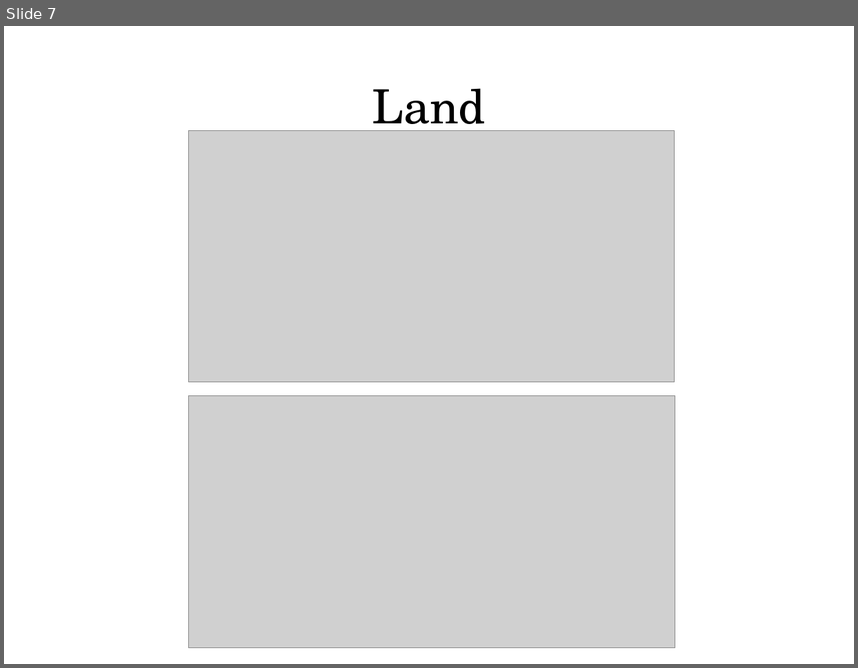
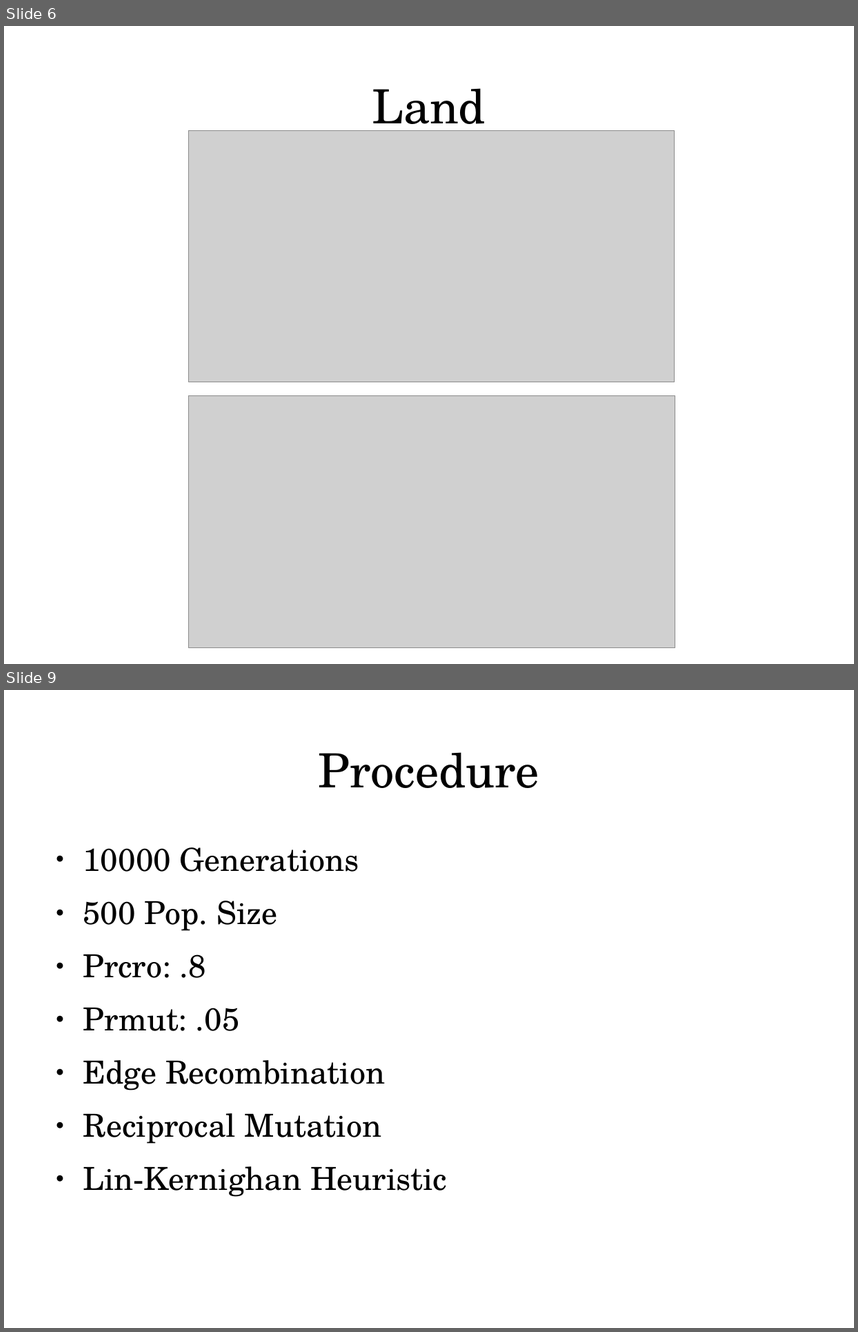
Before and after one commit to LBPeterson/VEL113F_Genetic-Algorithms, a slide deck: Presentation/presentation.odp. Shown one above the other, each under a label of ours: slide 7 before the commit, slides 6 and 9 after it; the slides between them are not shown. The pictures are 858x668 and 858x1332 pixels, drawn with LibreOffice and Linux fonts; fonts in the diff are those of the drawing; grey boxes stand for pictures. Boxes give left, top, right and bottom in pixels: in the first picture for what was removed or moved away, otherwise in the second. Text is boxed around its words. In the diff, an @@ line names an element or a change of style, - is before the commit and + after.

```diff
--- a/Presentation/presentation.odp
+++ b/Presentation/presentation.odp
@@ slide 9 added at [4,690,854,1328], background #FFFFFF @@
@@ title added at [319,752,539,788], 44 pt, text #000000 @@
+Procedure
@@ text added at [83,847,447,1196], 29.6 pt, text #000000 @@
+● 10000 Generations
+● 500 Pop. Size
+● Prcro: .8
+● Prmut: .05
+● Edge Recombination
+● Reciprocal Mutation
+● Lin-Kernighan Heuristic
@@ what was slide 7 is now slide 6 @@
```
Also in this commit, not shown: 2 slides changed, 2 other slides added, 2 slides removed, 12 other files.
